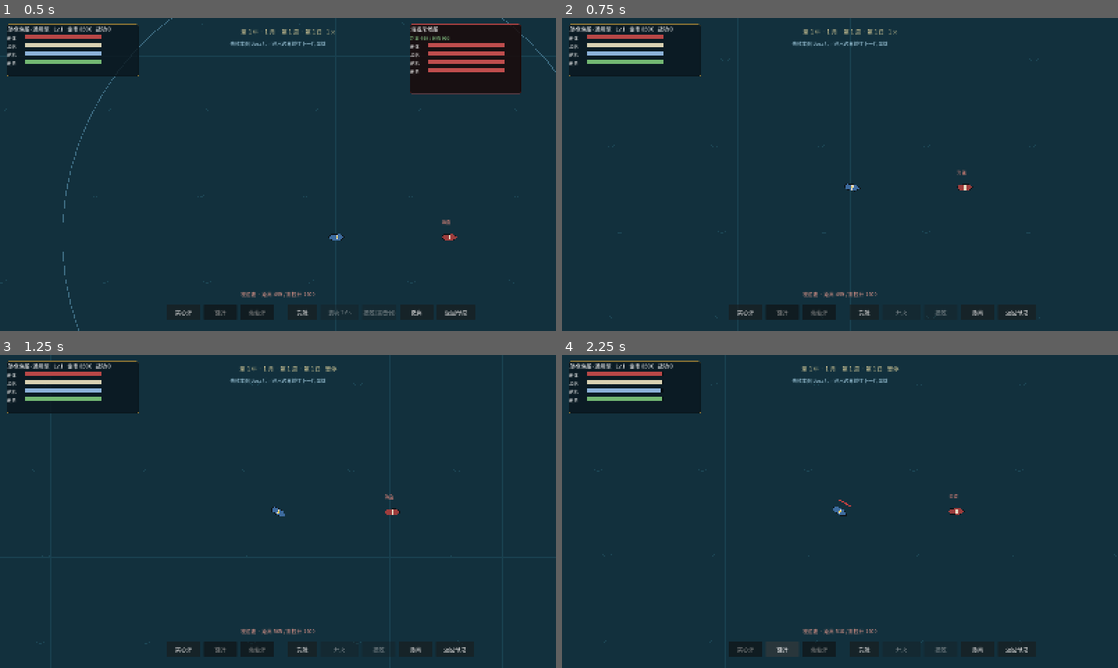
Above: before the commit, frames 1-4 (two rows, left to right).
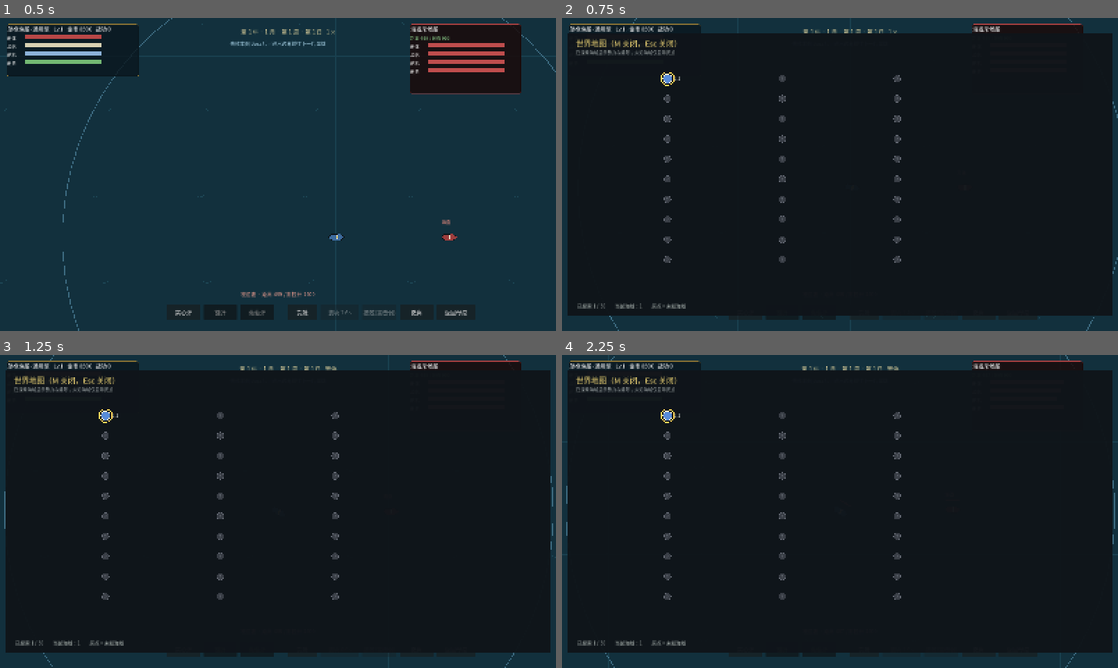
Above: after the commit, the same moments.

Repository: lucifermbbgh/OceanHero
Game: Godot game, scene res://tests/integration/run.tscn
The game is run twice, just before and just after one commit, with the same random seed, the same clock (stepped at 60 frames per second) and the same inputs. This scene is started directly instead of the project's main scene.
Inputs (mouse positions are in pixels of both pictures, inside the frame that each line leads up to):
- Up to frame 1 (0.5 s): no input
- Up to frame 2 (0.75 s): tap Enter at 0.5 s; move the mouse to (962, 158) at 0.52 s; hold D (steer_right) from 0.53 s (still down); tap M at 0.6 s; click (962, 158) at 0.67 s
- Up to frame 3 (1.25 s): keep holding D (steer_right); tap Space at 0.77 s; tap E at 0.8 s
- Up to frame 4 (2.25 s): release D (steer_right) at 1.25 s; click "实心弹" at 1.25 s; click "链弹" at 2 s

Frame 1 is identical in both runs. In frame 2, 85% of the frame differs, in the area x 1-100%, y 0-100%; in frame 3, 85%; in frame 4, 86%, in the area x 0-100%, y 0-100%.

Commit message:
feat(1.5.3): 只读世界地图面板（迷雾 + M/Esc 开关）
- 新增 scripts/ui/world_map.gd，CanvasLayer 12 挂载
- 已探索显示势力色/编号，未探索仅灰点「?」
- 当前海域金色圆环，底部图例与已探索计数
- 海面 M 开关、Esc 关闭
- 新增 5 条面板断言
- 版本号 1.5.3；单元 66 + 集成 1051 全绿

Diff:
--- a/project.godot
+++ b/project.godot
@@ -15,7 +15,7 @@
 run/main_scene="res://scenes/main.tscn"
 config/features=PackedStringArray("4.7", "GL Compatibility")
 config/icon="res://icon.svg"
-config/version="1.5.2"
+config/version="1.5.3"
 [autoload]
 
 EventBus="*res://scripts/core/event_bus.gd"
--- a/scripts/sea/sea_scene.gd
+++ b/scripts/sea/sea_scene.gd
@@ -51,6 +51,7 @@
 var port_tab := "local"         # local = 本地市场，world = 世界市场
 var aggro_mult := 1.0           # 伪造旗帜：敌方索敌半径倍率
 var port_ui: CanvasLayer
+var world_map: Control
 var port_panel: PanelContainer
 var port_list: VBoxContainer
 ## 同屏单位上限（超过就不再刷新，避免越打越多）
@@ -394,6 +395,13 @@
 	hud.retreat_pressed.connect(_on_retreat_pressed)
 	hud.return_pressed.connect(_return_to_base)
 	hud.set_ammo_highlight(&"solid")
+	# 1.5.3 世界地图（放在独立 CanvasLayer，避免被相机变换影响）
+	var map_ui := CanvasLayer.new()
+	map_ui.layer = 12
+	add_child(map_ui)
+	world_map = load("res://scripts/ui/world_map.gd").new()
+	map_ui.add_child(world_map)
+	world_map.visible = false
 
 
 # ---------------- 哨站港口 ----------------
@@ -1576,8 +1584,16 @@
 
 func _unhandled_input(event: InputEvent) -> void:
 	if event is InputEventKey and event.pressed and not event.echo:
+		if event.keycode == KEY_ESCAPE and world_map != null and world_map.visible:
+			world_map.visible = false
+			return
 		if event.keycode == KEY_ESCAPE and port_panel != null and port_panel.visible:
 			port_panel.visible = false
+			return
+		if event.keycode == KEY_M:
+			if world_map != null:
+				world_map.visible = not world_map.visible
+				world_map.refresh()
 			return
 		if event.keycode == KEY_E:
 			if port_panel != null and port_panel.visible:
--- /dev/null
+++ b/scripts/ui/world_map.gd
@@ -0,0 +1,76 @@
+extends Control
+## 1.5.3 世界地图（只读）：已探索显示势力与名称，未探索仅灰点，M/Esc 关闭。
+
+const MAP_RECT := Rect2(28, 76, 1180, 680)
+
+var _nodes := 0
+
+func _ready() -> void:
+	size = Vector2(1568, 812)
+	position = Vector2(16, 44)
+	mouse_filter = Control.MOUSE_FILTER_STOP
+	visible = false
+
+func toggle() -> void:
+	visible = not visible
+	if visible:
+		queue_redraw()
+
+func refresh() -> void:
+	queue_redraw()
+
+func node_count() -> int:
+	return _nodes
+
+func _draw() -> void:
+	var font := ThemeDB.fallback_font
+	draw_rect(Rect2(Vector2.ZERO, size), Color(0.06, 0.08, 0.10, 0.97))
+	draw_rect(Rect2(Vector2.ZERO, size), Color(0.45, 0.40, 0.25), false, 2.0)
+	draw_string(font, Vector2(24, 38), "世界地图（M 关闭，Esc 关闭）", HORIZONTAL_ALIGNMENT_LEFT, -1, 22, Color(0.92, 0.82, 0.45))
+	draw_string(font, Vector2(24, 60), "已探索海域显示势力与编号；未知海域仅显示灰点", HORIZONTAL_ALIGNMENT_LEFT, -1, 13, Color(0.65, 0.68, 0.68))
+
+	# 先画连线（仅两端都已探索）
+	for i in range(1, 31):
+		if not GameState.is_map_explored(i):
+			continue
+		var md: Resource = DataRegistry.get_map(i)
+		if md == null:
+			continue
+		for nb in md.neighbors:
+			var j := int(nb)
+			if j <= i or j > 30 or not GameState.is_map_explored(j):
+				continue
+			var m2: Resource = DataRegistry.get_map(j)
+			if m2 == null:
+				continue
+			draw_line(_pos(md.world_pos), _pos(m2.world_pos), Color(0.35, 0.45, 0.50, 0.7), 1.5)
+
+	# 再画节点
+	_nodes = 0
+	for i2 in range(1, 31):
+		var m: Resource = DataRegistry.get_map(i2)
+		if m == null:
+			continue
+		_nodes += 1
+		var p := _pos(m.world_pos)
+		var explored: bool = GameState.is_map_explored(i2)
+		if explored:
+			var col: Color = GameState.NATION_COLORS.get(String(m.nation), Color(0.55, 0.55, 0.6))
+			draw_circle(p, 13.0, col)
+			draw_circle(p, 13.0, Color(0.95, 0.92, 0.80), false, 1.5)
+			var lv := (i2 - 1) / 3 + 1
+			var col_i := (i2 - 1) % 3 + 1
+			draw_string(font, p + Vector2(16, 5), "%d-%d" % [lv, col_i], HORIZONTAL_ALIGNMENT_LEFT, -1, 14, Color(0.9, 0.92, 0.88))
+			if i2 == GameState.current_map:
+				draw_arc(p, 19.0, 0.0, TAU, 32, Color(1.0, 0.85, 0.35), 3.0)
+		else:
+			draw_circle(p, 10.0, Color(0.22, 0.24, 0.27))
+			draw_circle(p, 10.0, Color(0.38, 0.40, 0.44), false, 1.0)
+			draw_string(font, p + Vector2(-4, 5), "?", HORIZONTAL_ALIGNMENT_LEFT, -1, 13, Color(0.55, 0.58, 0.62))
+
+	# 图例
+	var explored_n := GameState.explored_maps.size()
+	draw_string(font, Vector2(28, 790), "已探索 %d / 30　　当前海域：%d　　灰点 = 未知海域" % [explored_n, GameState.current_map], HORIZONTAL_ALIGNMENT_LEFT, -1, 14, Color(0.72, 0.76, 0.74))
+
+func _pos(wp: Vector2) -> Vector2:
+	return MAP_RECT.position + Vector2(wp.x * MAP_RECT.size.x, wp.y * MAP_RECT.size.y)
--- a/tests/integration/run.gd
+++ b/tests/integration/run.gd
@@ -27,6 +27,7 @@
 	await _test_exchange()
 	await _test_cross_port()
 	await _test_quest_board()
+	await _test_v153_world_map()
 	await _test_v151_sorting()
 	await _test_v150_world_map_data()
 	await _test_v1419_island_tavern()
@@ -687,6 +688,24 @@
 	for i in range(n):
 		await get_tree().physics_frame
 
+# ---------------- 1.5.3 世界地图面板 ----------------
+func _test_v153_world_map() -> void:
+	print("\n[1.5.3 世界地图面板]")
+	GameState.reset_new_game()
+	var wm = load("res://scripts/ui/world_map.gd").new()
+	add_child(wm)
+	await _frames(2)
+	_ok(wm.size.x >= 1500.0 and wm.size.y >= 780.0, "面板尺寸 1568x812", str(wm.size))
+	_ok(not wm.visible, "默认隐藏")
+	wm.toggle()
+	_ok(wm.visible, "M 可打开")
+	wm.toggle()
+	_ok(not wm.visible, "M 可关闭")
+	_ok(GameState.explored_maps.size() >= 1, "探索数据可用", str(GameState.explored_maps))
+	wm.queue_free()
+	await _frames(1)
+	GameState.reset_new_game()
+
 # ---------------- 1.5.1 展示排序 ----------------
 func _test_v151_sorting() -> void:
 	print("\n[1.5.1 展示排序]")
Binary file added: docs/screenshots/92-world-map.png
Binary file added: docs/screenshots/93-world-map.png
Not shown, changed: docs/版本文档/1.5-系列规划.md
Not shown, added: docs/版本文档/1.5.3-升级说明.md
